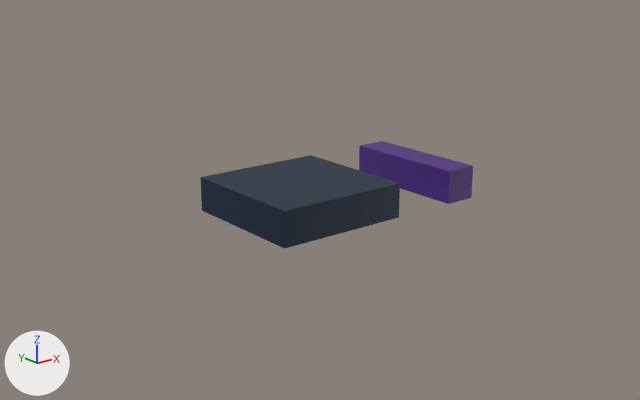
What one commit did to the Blender file blender/assets.blend.
Rendered twice from a 50 mm camera at (-29.1, -38.3, 14.8) aimed at (-2.2, -4.7, 1.4). The lights are fixed; the arrows at lower left show +X, +Y and +Z.

In view in the first picture: 'connector', 'platform'.
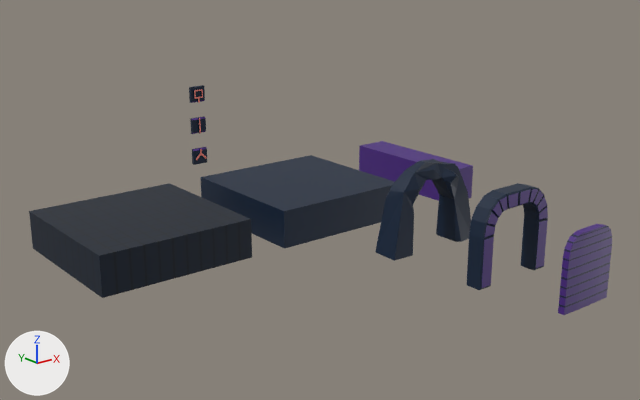
Boxes [x1, y1, x2, y2] around the edits, measured in the pictures (640 x 400 px):
'platform_brick', added (black): after [29, 183, 252, 298]
'doorframe', added (blue): after [375, 159, 471, 261]
'doorframe_2', added: after [467, 183, 548, 290]
'door', added (purple): after [558, 224, 612, 315]
'end', added: after [189, 85, 205, 103]
'straight', added: after [190, 116, 206, 134]
'start', added: after [192, 147, 207, 165]

The change, as a diff of the scene's bpy script:
```diff
--- a/blender/assets.blend.py
+++ b/blender/assets.blend.py
@@ ob_platform_brick @@
+ob_platform_brick = bpy.data.objects.new('platform_brick', me_cube_011)  # 968 vertices, 966 faces; spans x -4.0..4.0, y -4.0..4.0, z -1.0..1.0; in mat_shared_material_008 (picture img_colors_png_008)
+ob_platform_brick.location = (-10.0, 0.0, 0.0)
@@ ob_door @@
+ob_door = bpy.data.objects.new('door', me_cube_009)  # 166 vertices, 159 faces; spans x -1.44..1.44, y -0.17..0.17, z 0.0..3.3; in mat_shared_material_006 (picture img_colors_png_006)
+ob_door.location = (0.0, -19.0, 0.0)
@@ ob_doorframe_2 @@
+ob_doorframe_2 = bpy.data.objects.new('doorframe_2', me_cube_008)  # 148 vertices, 146 faces; spans x -2.16..2.16, y -0.42..0.42, z 0.0..4.0; in mat_shared_material (picture img_colors_png)
+ob_doorframe_2.location = (0.0, -15.0, 0.0)
@@ ob_doorframe @@
+ob_doorframe = bpy.data.objects.new('doorframe', me_cube_007)  # 69 vertices, 97 faces; spans x -2.59..2.7, y -0.78..0.87, z 0.0..4.23; in mat_shared_material_005 (picture img_colors_png_005)
+ob_doorframe.location = (0.0, -10.0, 0.0)
@@ ob_end @@
+ob_end = bpy.data.objects.new('end', me_cube_006)  # 58 vertices, 46 faces; spans x -1.0..0.0, y 0.7..1.0, z 0.0..1.0; in mat_shared_material_004 (picture img_colors_png_004)
+ob_end.location = (0.0, 9.0, 4.0)
@@ ob_straight @@
+ob_straight = bpy.data.objects.new('straight', me_cube_005)  # 30 vertices, 23 faces; spans x -1.0..0.0, y 0.7..1.0, z 0.0..1.0; in mat_shared_material_003 (picture img_colors_png_003)
+ob_straight.location = (0.0, 9.0, 2.0)
@@ ob_start @@
+ob_start = bpy.data.objects.new('start', me_cube_003)  # 36 vertices, 26 faces; spans x -1.0..0.0, y 0.7..1.0, z 0.0..1.0; in mat_shared_material (picture img_colors_png)
+ob_start.location = (0.0, 9.0, 0.0)
```
